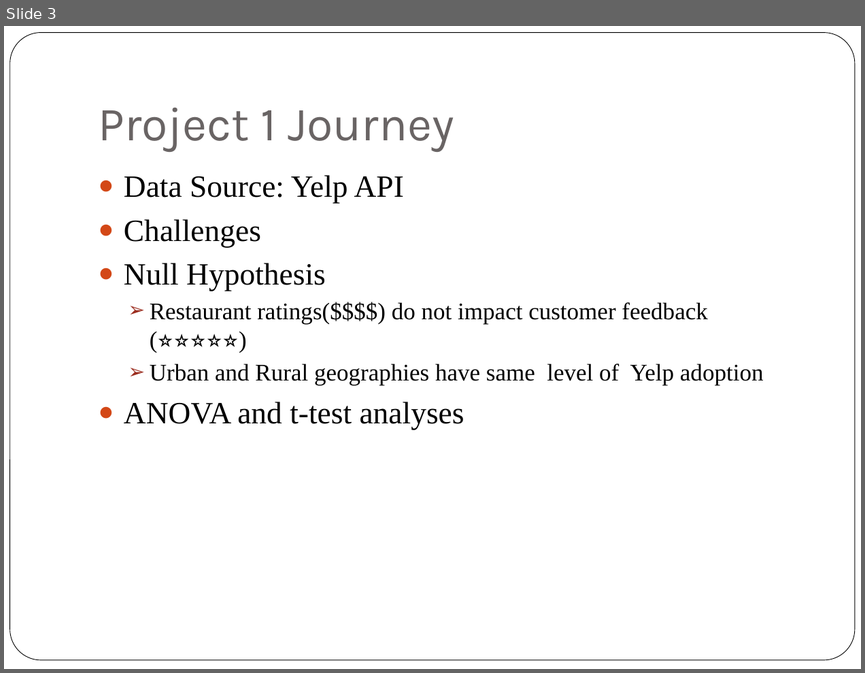
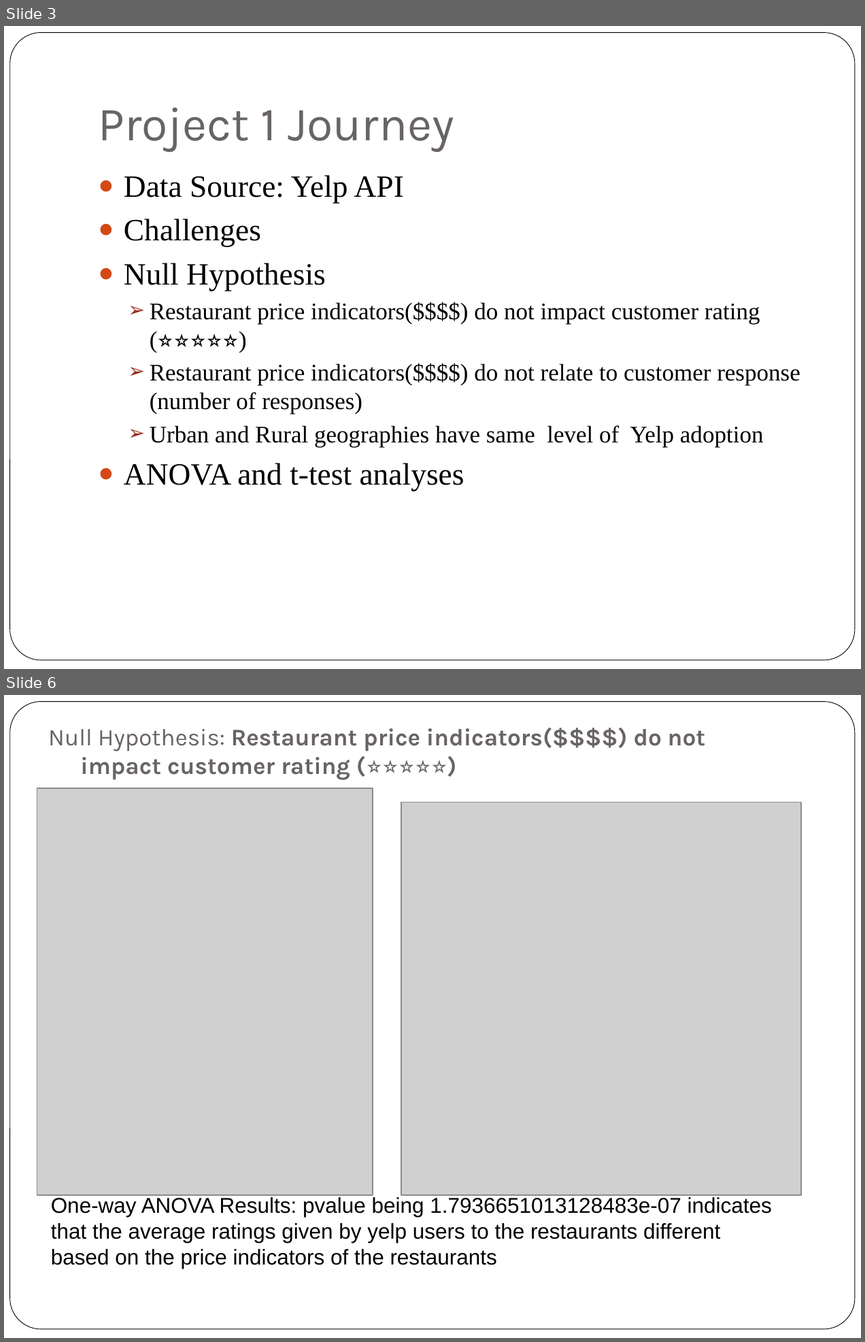
Before and after one commit to achin83/MayUulYanAnd, a slide deck: Project 1.ppt. Shown one above the other, each under a label of ours: slide 3 before the commit, slides 3 and 6 after it; the slides between them are not shown. The pictures are 865x673 and 865x1342 pixels, drawn with LibreOffice and Linux fonts; fonts in the diff are those of the drawing; grey boxes stand for pictures. Boxes give left, top, right and bottom in pixels: in the first picture for what was removed or moved away, otherwise in the second. Text is boxed around its words. In the diff, an @@ line names an element or a change of style, - is before the commit and + after.

```diff
--- a/Project 1.ppt
+++ b/Project 1.ppt
@@ slide 6 added at box(4, 695, 861, 1338), background #FFFFFF; not listed: 1 template element that a slide beside it also shows @@
@@ title added at box(48, 728, 705, 780), 20 pt, text #696464, bold @@
+Null Hypothesis: Restaurant price indicators($$$$) do not impact customer rating (⭐⭐⭐⭐⭐)
@@ picture added at box(37, 788, 373, 1195) @@
@@ picture added at box(402, 802, 802, 1195) @@
@@ text added at box(51, 1197, 772, 1268), 18 pt, text #000000 @@
+One-way ANOVA Results: pvalue being 1.7936651013128483e-07 indicates
+that the average ratings given by yelp users to the restaurants different
+based on the price indicators of the restaurants
@@ slide 3 changed as well @@
@@ text at box(150, 301, 800, 414): text changed @@
-  ➢ Restaurant ratings($$$$) do not impact customer feedback (⭐⭐⭐⭐⭐)
+  ➢ Restaurant price indicators($$$$) do not impact customer rating (⭐⭐⭐⭐⭐)
+  ➢ Restaurant price indicators($$$$) do not relate to customer response (number of responses)
```
Also in this commit, not shown: 2 other slides changed, 6 other slides added, 1 slide removed, 2 other files.
